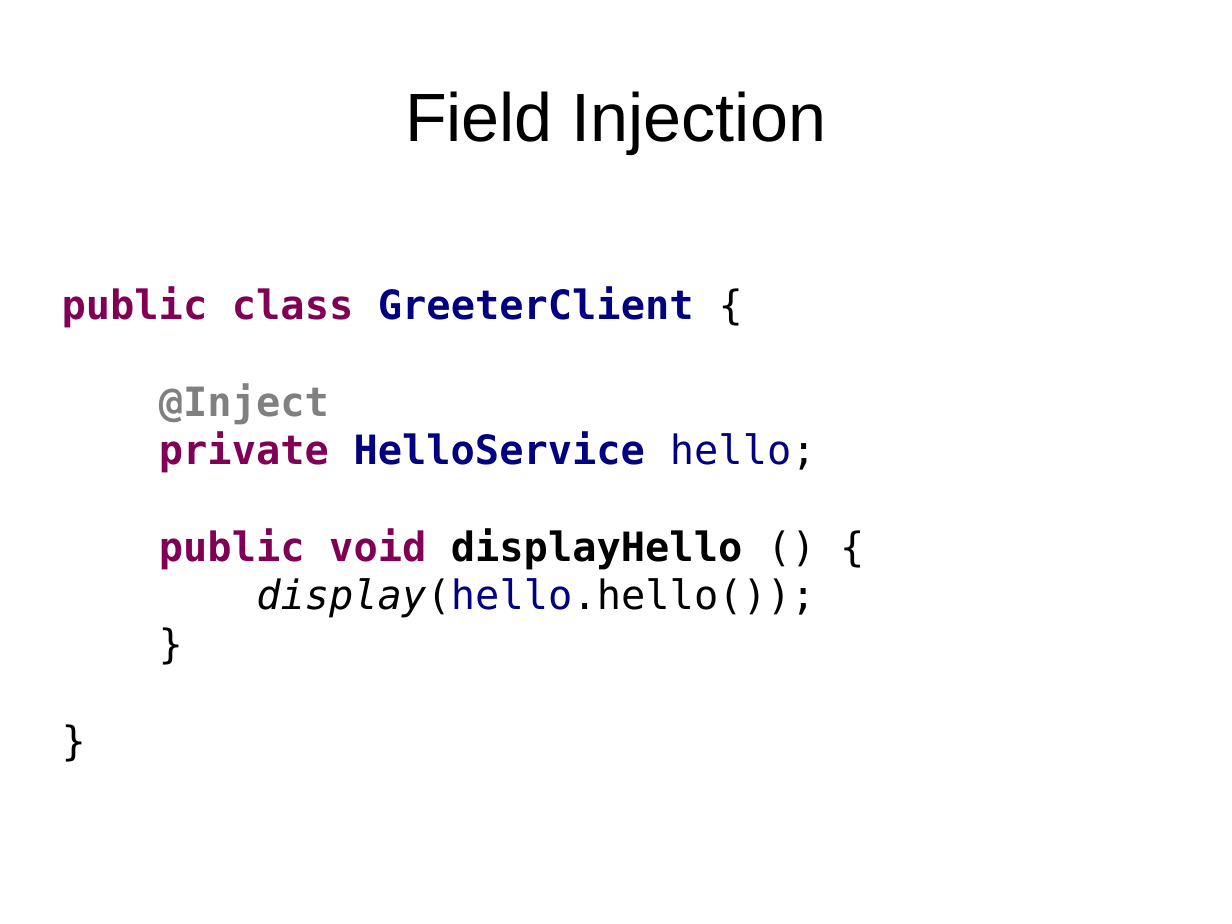
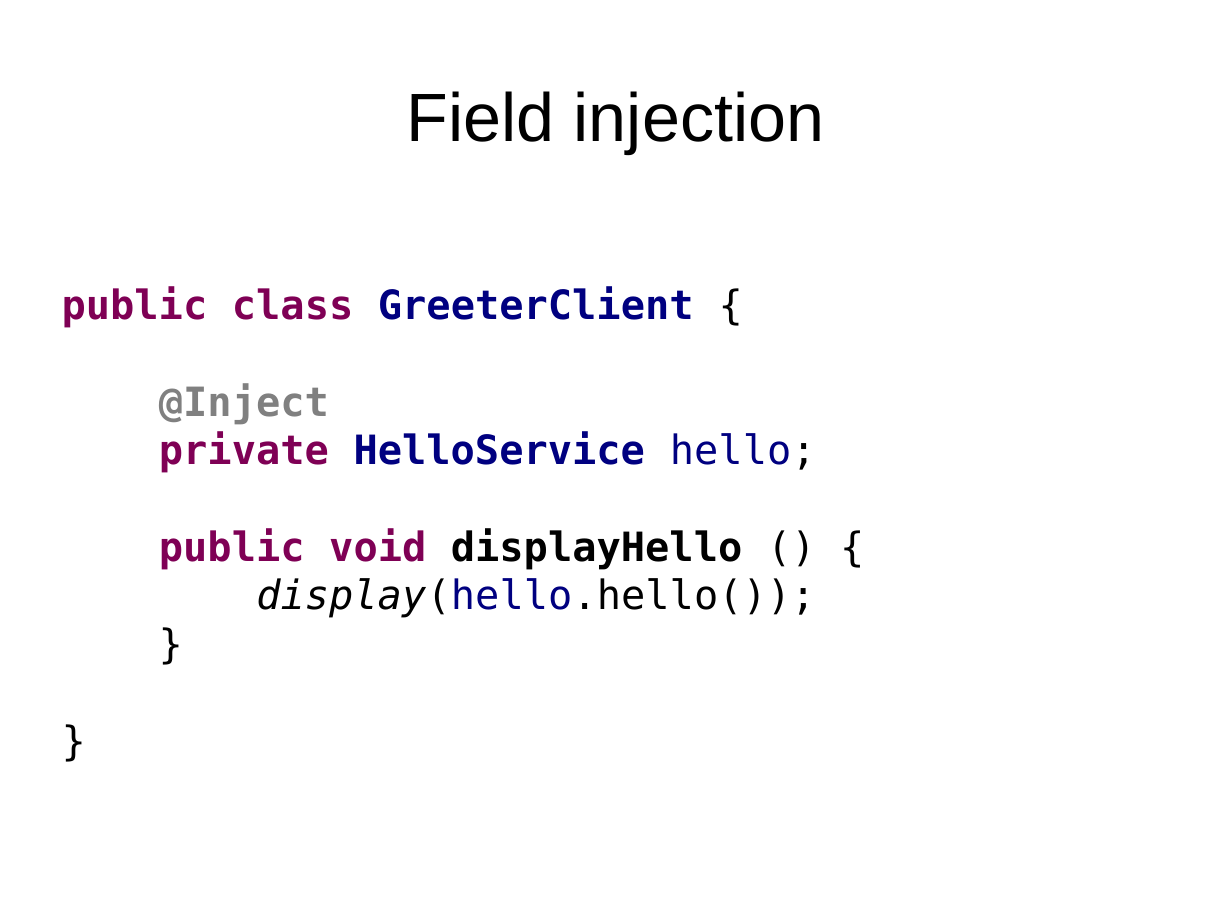
Before and after one commit to FrigoCoder/CDI, a slide deck: slide 16 of CDI.odp. Drawn at 1232x924 pixels with LibreOffice and Linux fonts; fonts in the diff are those of the drawing. Boxes give left, top, right and bottom in pixels: in the first picture for what was removed or moved away, otherwise in the second. Text is boxed around its words. In the diff, an @@ line names an element or a change of style, - is before the commit and + after.

```diff
--- a/CDI.odp
+++ b/CDI.odp
@@ title at [407, 91, 824, 153]: text changed @@
-Field Injection
+Field injection
```
Also in this commit, not shown: 8 other slides changed, 3 slides added, 5 other files.
